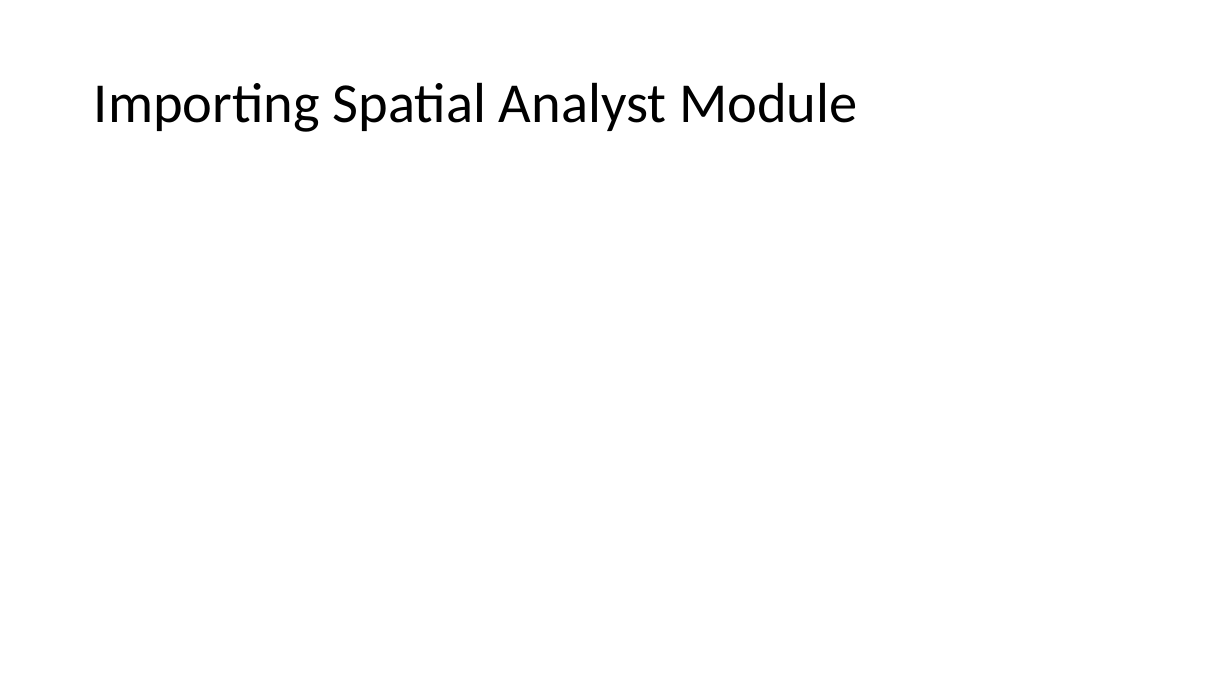
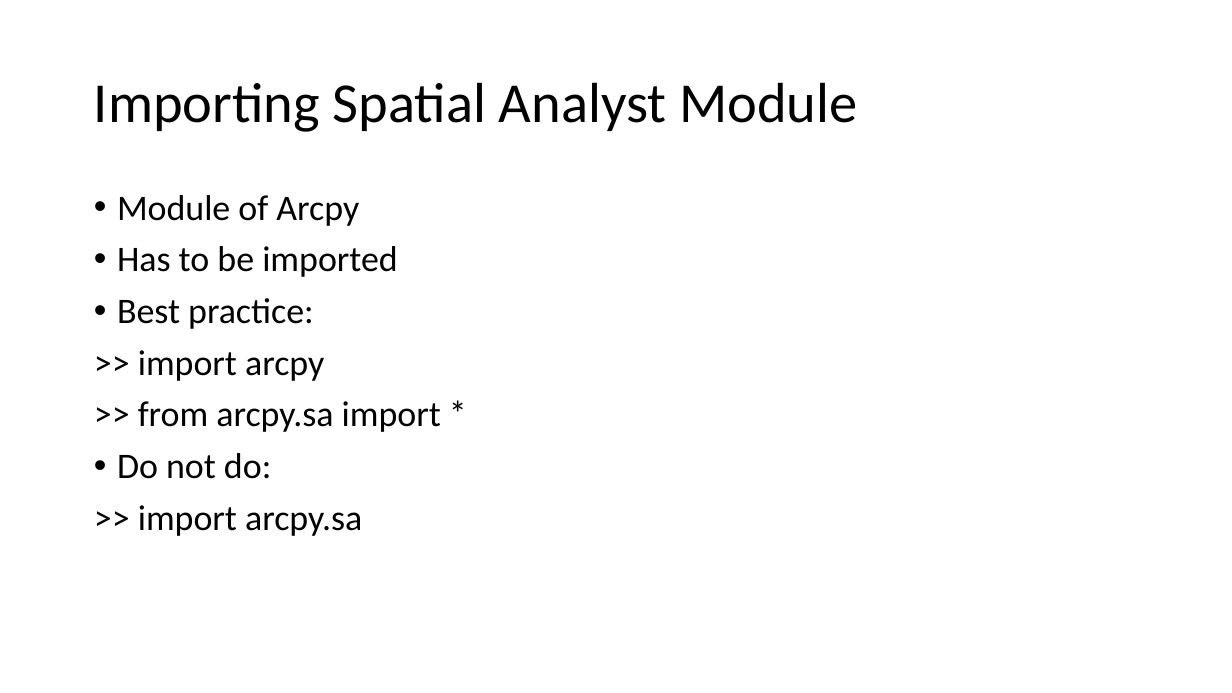
Before and after one commit to gbrunner/programming-for-gis-and-rs, a slide deck: slide 7 of Week_9/Week 9 Slides.pptx. Drawn at 1232x693 pixels with LibreOffice and Linux fonts; fonts in the diff are those of the drawing. Boxes give left, top, right and bottom in pixels: in the first picture for what was removed or moved away, otherwise in the second. Text is boxed around its words. In the diff, an @@ line names an element or a change of style, - is before the commit and + after.

```diff
--- a/Week_9/Week 9 Slides.pptx
+++ b/Week_9/Week 9 Slides.pptx
@@ text added at <box>117,195,441,536</box>, 28 pt, text #000000 @@
+• Module of Arcpy
+• Has to be imported
+• Best practice:
+>> import arcpy
+>> from arcpy.sa import *
+• Do not do:
+>> import arcpy.sa
```
Also in this commit, not shown: 3 other slides changed, 2 other files.
